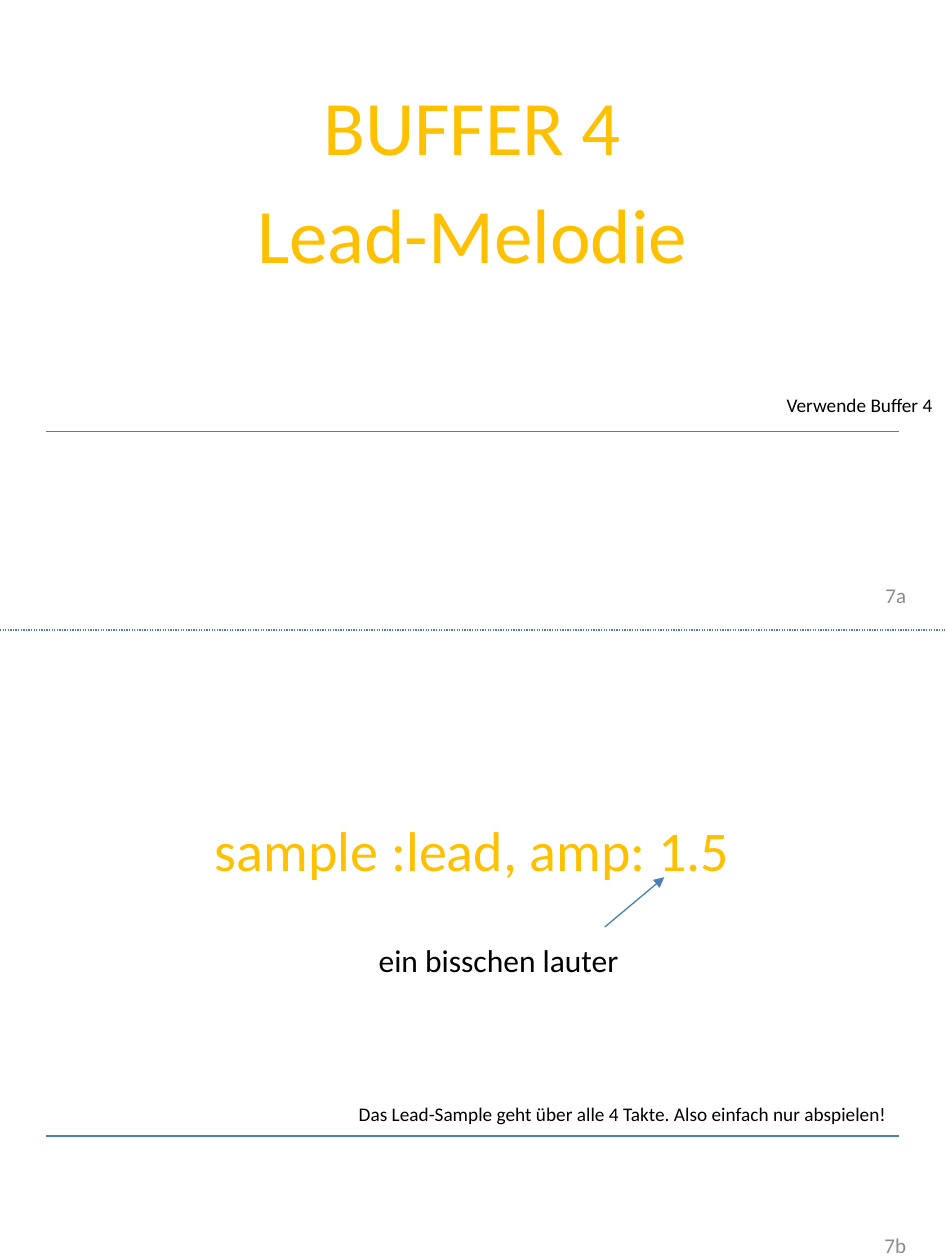
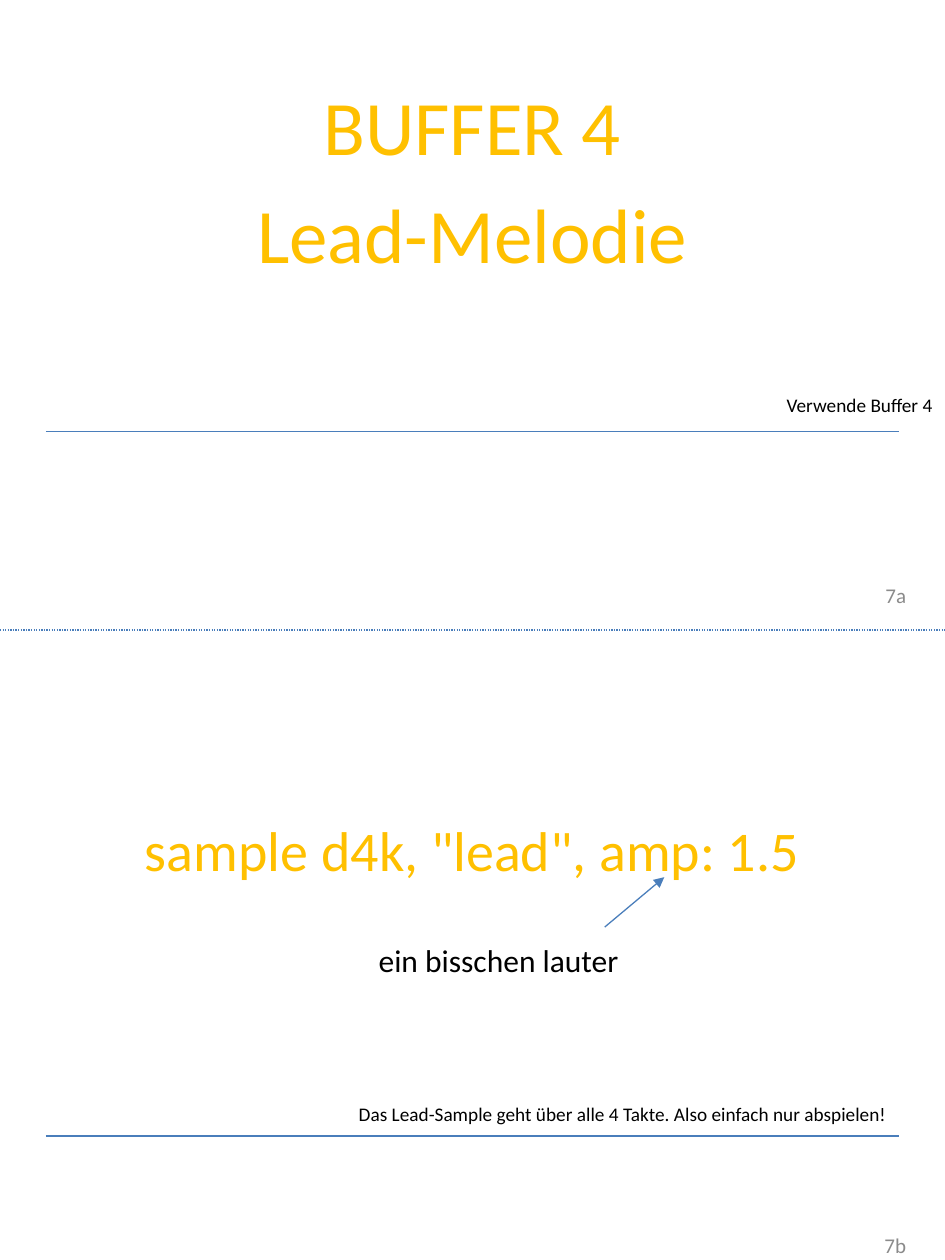
Before and after one commit to Devoxx4KidsDE/SonicPI, a slide deck: slide 7 of presentation/de/SonicPI_jingle_de.pptx. Drawn at 945x1260 pixels with LibreOffice and Linux fonts; fonts in the diff are those of the drawing; background and template pictures are left out. Boxes give left, top, right and bottom in pixels: in the first picture for what was removed or moved away, otherwise in the second. Text is boxed around its words. In the diff, an @@ line names an element or a change of style, - is before the commit and + after.

```diff
--- a/presentation/de/SonicPI_jingle_de.pptx
+++ b/presentation/de/SonicPI_jingle_de.pptx
@@ text at (x1=145, y1=832, x2=799, y2=884): text changed @@
-sample :lead, amp: 1.5
+sample d4k, "lead", amp: 1.5
```
Also in this commit, not shown: 5 other slides changed.
